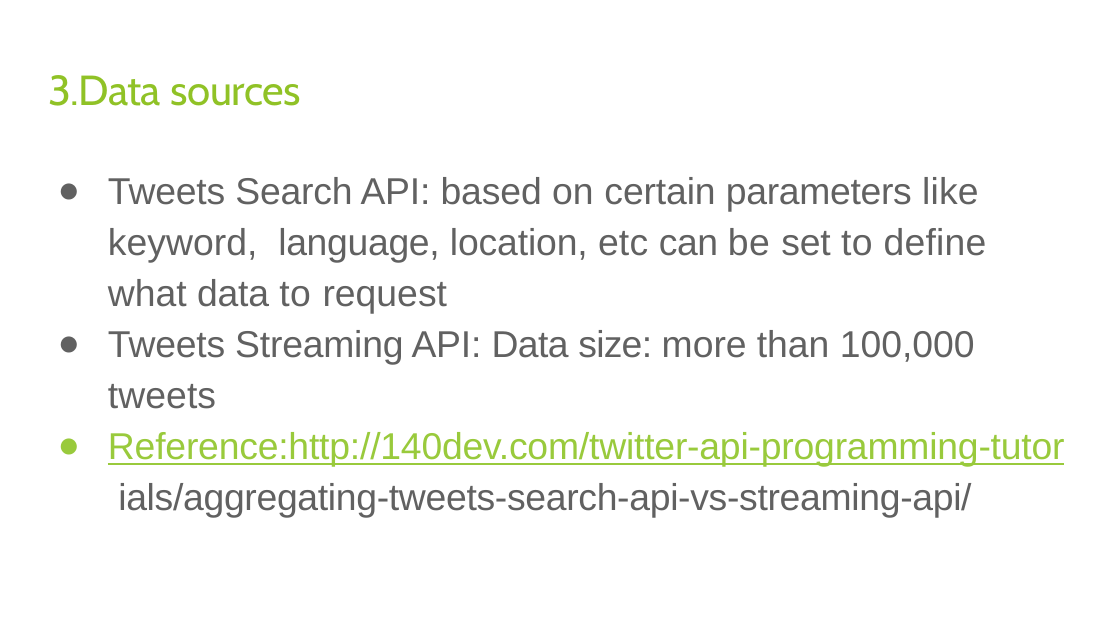
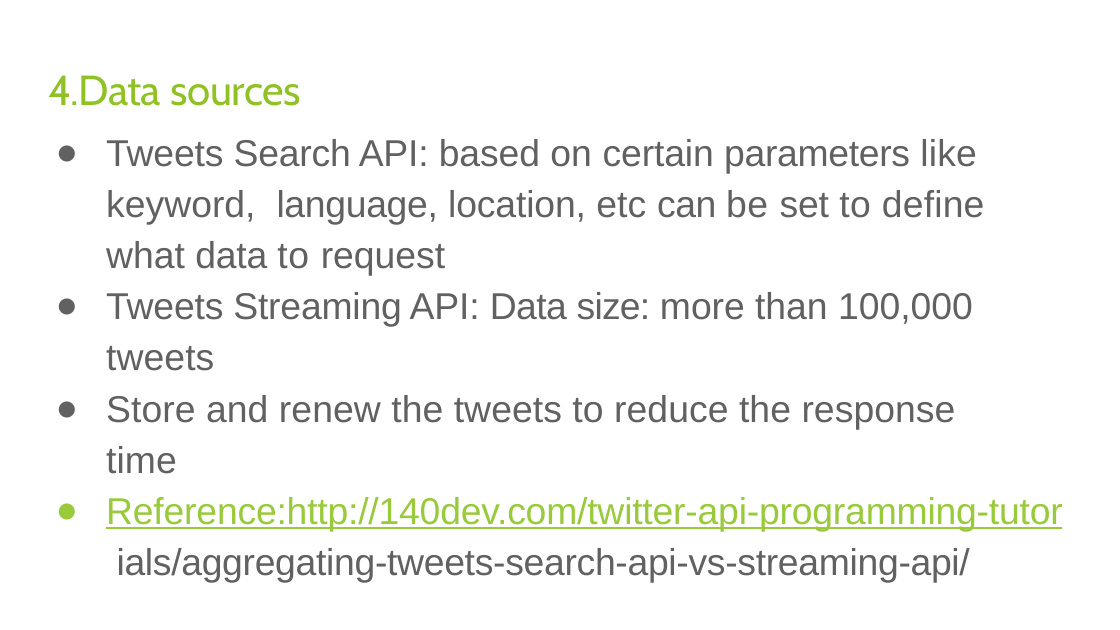
Before and after one commit to PoiBilibili/CSYE7200_FinalProject, a slide deck: slide 5 of Planning.pptx (slide 4 before the commit). Drawn at 1120x630 pixels with LibreOffice and Linux fonts; fonts in the diff are those of the drawing. Boxes give left, top, right and bottom in pixels: in the first picture for what was removed or moved away, otherwise in the second. Text is boxed around its words. In the diff, an @@ line names an element or a change of style, - is before the commit and + after.

Commit message:
Renew the plan ppt

```diff
--- a/Planning.pptx
+++ b/Planning.pptx
@@ title at box(49, 75, 301, 106): text changed @@
-3.Data sources
+4.Data sources
@@ text "Tweets Search API: based on ...": place and size @@
-text "Tweets Search API: based on ..." at box(108, 177, 1065, 518)
+text "Tweets Search API: based on ..." at box(106, 139, 1063, 582)
@@ text at box(106, 395, 956, 474): paragraph added @@
+● Store and renew the tweets to reduce the response time
```
Also in this commit, not shown: 6 other slides changed, 45 other files.
